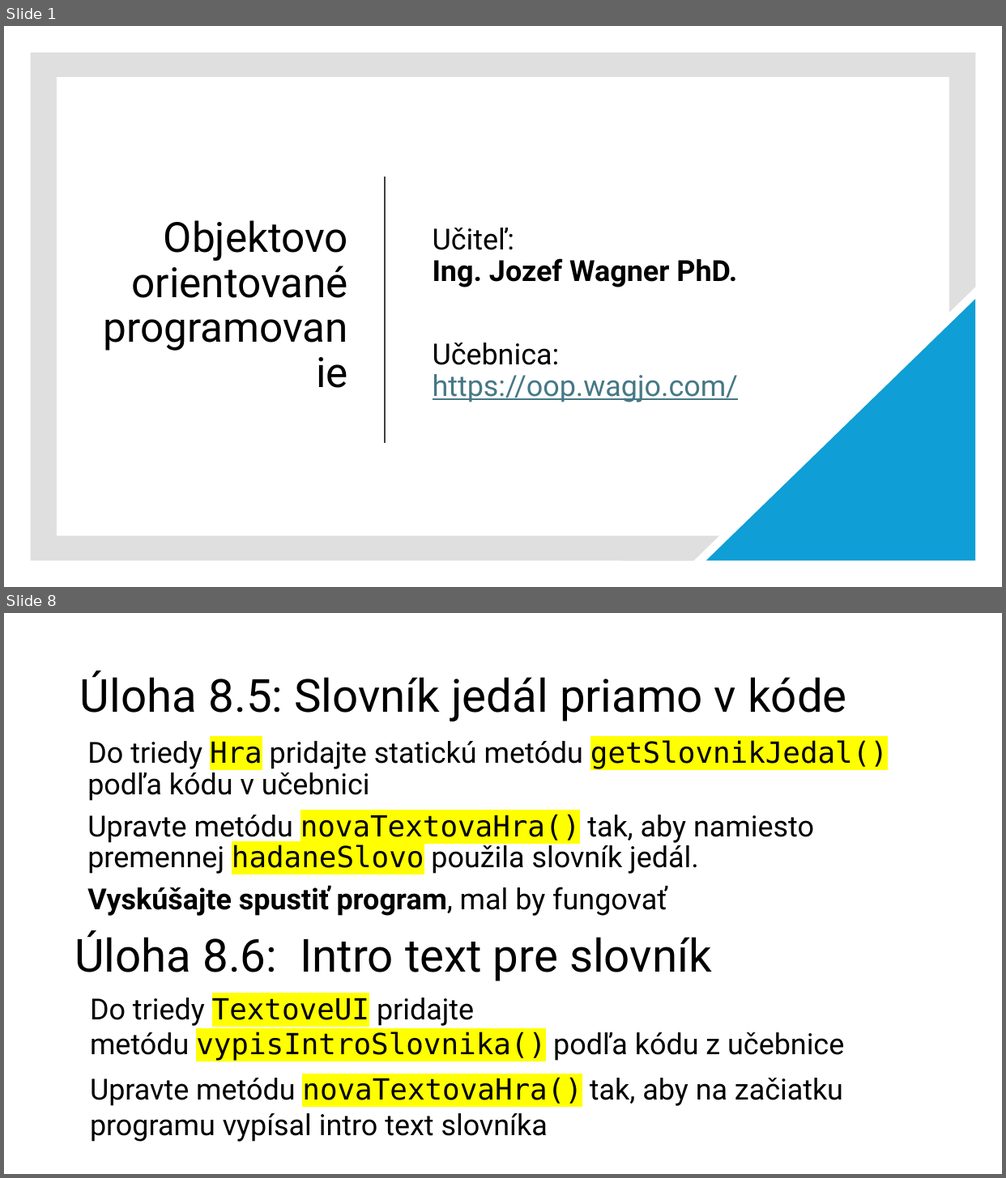
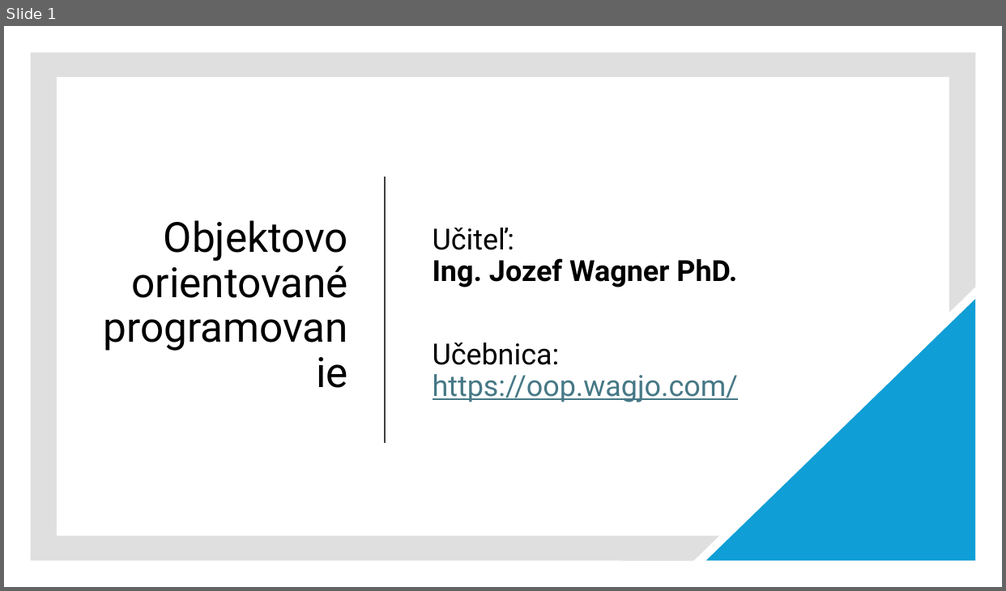
Before and after one commit to wagjo/oop, a slide deck: prezentacie/c08w.pptx. Shown one above the other, each under a label of ours: slides 1 and 8 before the commit, slide 1 after it; the slides between them are not shown. The pictures are 1006x1178 and 1006x591 pixels, drawn with LibreOffice and Linux fonts; fonts in the diff are those of the drawing. Boxes give left, top, right and bottom in pixels: in the first picture for what was removed or moved away, otherwise in the second. Text is boxed around its words. In the diff, an @@ line names an element or a change of style, - is before the commit and + after.

```diff
--- a/prezentacie/c08w.pptx
+++ b/prezentacie/c08w.pptx
@@ slide 8 removed at (x1=4, y1=613, x2=1002, y2=1174), background #FFFFFF @@
@@ title removed at (x1=80, y1=671, x2=847, y2=722) @@
-Úloha 8.5: Slovník jedál priamo v kóde
@@ text removed at (x1=87, y1=740, x2=888, y2=916) @@
-Do triedy Hra pridajte statickú metódu getSlovnikJedal() podľa kódu v učebnici
-Upravte metódu novaTextovaHra() tak, aby namiesto premennej hadaneSlovo použila slovník jedál.
-Vyskúšajte spustiť program, mal by fungovať
@@ text removed at (x1=74, y1=931, x2=712, y2=982) @@
-Úloha 8.6: Intro text pre slovník
@@ text removed at (x1=90, y1=998, x2=844, y2=1142) @@
-Do triedy TextoveUI pridajte metódu vypisIntroSlovnika() podľa kódu z učebnice
-Upravte metódu novaTextovaHra() tak, aby na začiatku programu vypísal intro text slovníka
```
Also in this commit, not shown: 4 slides changed, 8 slides added, 6 other slides removed, 6 other files.
